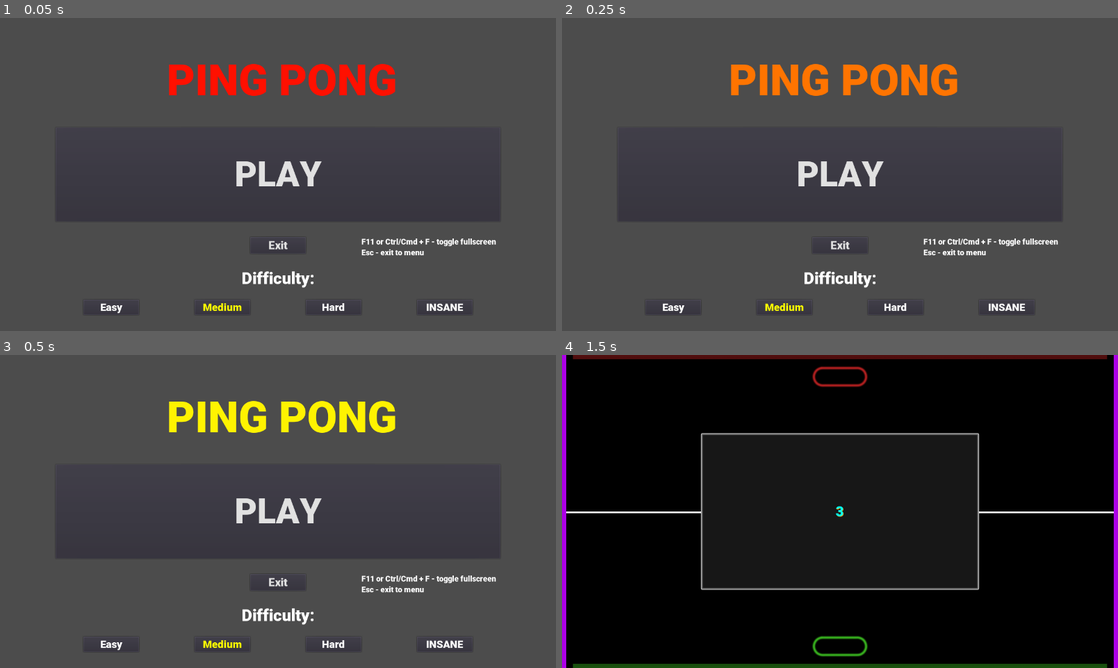
Above: before the commit, frames 1-4 (two rows, left to right).
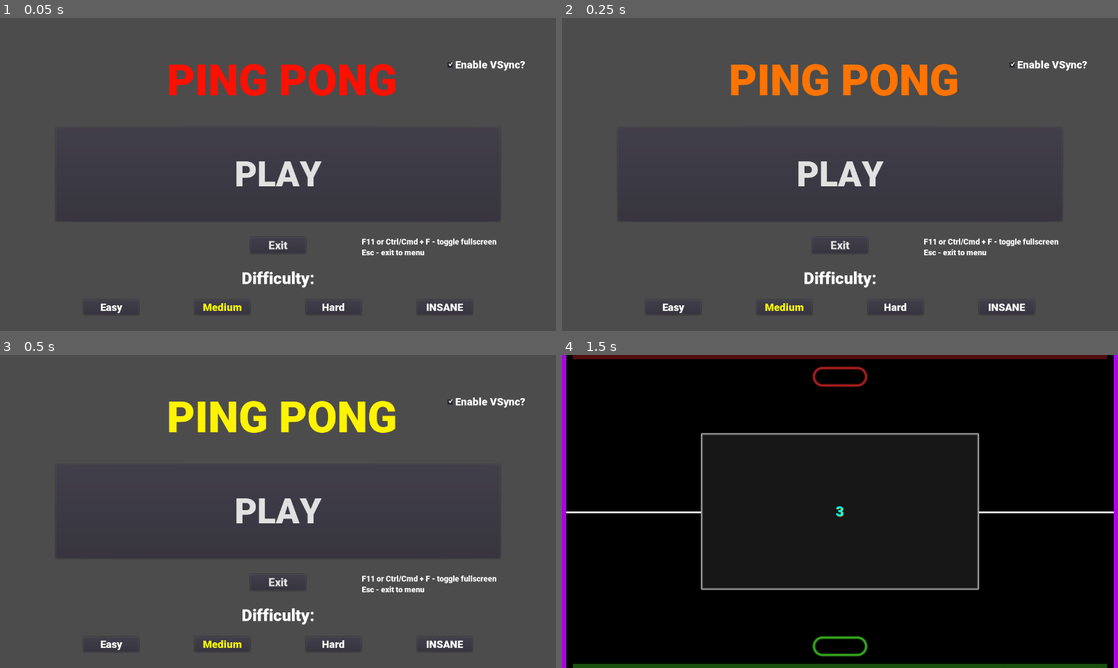
Above: after the commit, the same moments.

Repository: eXCoreX/PingPong
Game: Godot game, scene res://Menu.tscn
Two runs of this game, one before a commit and one after it. Both use one fixed random seed, a clock stepped at 60 frames per second and the inputs below.
Inputs (mouse positions are in pixels of both pictures, inside the frame that each line leads up to):
- Up to frame 1 (0.05 s): no input
- Up to frame 2 (0.25 s): no input
- Up to frame 3 (0.5 s): no input
- Up to frame 4 (1.5 s): click (1051, 401) at 0.5 s, where only the run after the commit has a clickable "Enable VSync?"; click "PLAY" at 1.25 s

The runs differ from the first frame. In frame 1, 0.5% of the frame differs, in the area x 65-95%, y 13-76%; in frame 2, 0.5%; in frame 3, 0.5%; in frame 4, nothing differs.

Commit message:
Vsync checkbox

Diff:
--- /dev/null
+++ b/CheckBoxVSync.gd
@@ -0,0 +1,8 @@
+extends CheckBox
+
+func _ready():
+	self.pressed = GlobalVars.vSyncEnabled
+
+
+func _on_CheckBox_toggled(button_pressed):
+	GlobalVars.vSyncEnabled = button_pressed
--- a/GlobalVars.gd
+++ b/GlobalVars.gd
@@ -8,6 +8,8 @@
 var lastResolution = currentResolution
 var currentDifficulty = 1
 
+var vSyncEnabled = true
+
 func _ready():
 	currentResolution = OS.window_size
 
--- a/Main.gd
+++ b/Main.gd
@@ -9,6 +9,7 @@
 	var _con = get_viewport().connect("size_changed", self, "_on_resize")
 	$BackgroundSprite.scale = Vector2(0.425*GlobalVars.currentResolution[0]/1280, 0.425*GlobalVars.currentResolution[0]/1280)
 	$BackgroundSprite.position = GlobalVars.currentResolution / 2
+	OS.vsync_enabled = GlobalVars.vSyncEnabled
 
 
 func _input(_event):
--- a/Menu.tscn
+++ b/Menu.tscn
@@ -6,29 +6,34 @@
 [ext_resource path="res://LabelTitle.gd" type="Script" id=4]
 [ext_resource path="res://Menu.gd" type="Script" id=5]
 [ext_resource path="res://ButtonExit.gd" type="Script" id=6]
+[ext_resource path="res://CheckBoxVSync.gd" type="Script" id=7]
 
 [sub_resource type="DynamicFont" id=1]
 size = 80
 font_data = ExtResource( 1 )
 
-[sub_resource type="DynamicFont" id=6]
+[sub_resource type="DynamicFont" id=2]
 size = 26
 font_data = ExtResource( 1 )
 
-[sub_resource type="DynamicFont" id=2]
+[sub_resource type="DynamicFont" id=3]
 size = 24
 font_data = ExtResource( 1 )
 
-[sub_resource type="DynamicFont" id=3]
+[sub_resource type="DynamicFont" id=4]
 size = 38
 font_data = ExtResource( 1 )
 
-[sub_resource type="DynamicFont" id=4]
+[sub_resource type="DynamicFont" id=5]
 size = 100
 font_data = ExtResource( 1 )
 
-[sub_resource type="DynamicFont" id=5]
+[sub_resource type="DynamicFont" id=6]
 size = 18
+font_data = ExtResource( 1 )
+
+[sub_resource type="DynamicFont" id=7]
+size = 24
 font_data = ExtResource( 1 )
 
 [node name="Control" type="Control"]
@@ -68,8 +73,9 @@
 anchor_left = 0.15
 anchor_top = 0.9
 anchor_right = 0.25
-anchor_bottom = 0.9
-custom_fonts/font = SubResource( 2 )
+anchor_bottom = 0.949
+margin_bottom = -35.28
+custom_fonts/font = SubResource( 3 )
 text = "Easy"
 script = ExtResource( 3 )
 __meta__ = {
@@ -80,8 +86,9 @@
 anchor_left = 0.35
 anchor_top = 0.9
 anchor_right = 0.45
-anchor_bottom = 0.9
-custom_fonts/font = SubResource( 2 )
+anchor_bottom = 0.949
+margin_bottom = -35.28
+custom_fonts/font = SubResource( 3 )
 text = "Medium"
 script = ExtResource( 3 )
 
@@ -89,8 +96,10 @@
 anchor_left = 0.55
 anchor_top = 0.9
 anchor_right = 0.65
-anchor_bottom = 0.9
-custom_fonts/font = SubResource( 2 )
+anchor_bottom = 0.949
+margin_right = -6.10352e-05
+margin_bottom = -35.28
+custom_fonts/font = SubResource( 3 )
 text = "Hard"
 script = ExtResource( 3 )
 __meta__ = {
@@ -101,8 +110,9 @@
 anchor_left = 0.75
 anchor_top = 0.9
 anchor_right = 0.85
-anchor_bottom = 0.9
-custom_fonts/font = SubResource( 2 )
+anchor_bottom = 0.949
+margin_bottom = -35.28
+custom_fonts/font = SubResource( 3 )
 text = "INSANE"
 script = ExtResource( 3 )
 __meta__ = {
@@ -113,8 +123,9 @@
 anchor_left = 0.4
 anchor_top = 0.8
 anchor_right = 0.6
-anchor_bottom = 0.8
-custom_fonts/font = SubResource( 3 )
+anchor_bottom = 0.864
+margin_bottom = -46.08
+custom_fonts/font = SubResource( 4 )
 text = "Difficulty:"
 align = 1
 valign = 1
@@ -125,9 +136,10 @@
 [node name="LabelTitle" type="Label" parent="."]
 anchor_left = 0.3
 anchor_top = 0.1
-anchor_right = 0.7
+anchor_right = 0.714
 anchor_bottom = 0.3
-custom_fonts/font = SubResource( 4 )
+margin_right = -17.92
+custom_fonts/font = SubResource( 5 )
 custom_colors/font_color = Color( 0, 0, 0, 1 )
 text = "PING PONG"
 align = 1
@@ -142,9 +154,23 @@
 anchor_top = 0.7
 anchor_right = 0.9
 anchor_bottom = 0.8
-custom_fonts/font = SubResource( 5 )
+margin_left = 1.22778
+margin_right = 1.22778
+custom_fonts/font = SubResource( 6 )
 text = "F11 or Ctrl/Cmd + F - toggle fullscreen
 Esc - exit to menu"
+__meta__ = {
+"_edit_use_anchors_": false
+}
+
+[node name="CheckBox" type="CheckBox" parent="."]
+anchor_left = 0.8
+anchor_top = 0.1
+anchor_right = 0.95
+anchor_bottom = 0.2
+custom_fonts/font = SubResource( 7 )
+text = "Enable VSync?"
+script = ExtResource( 7 )
 __meta__ = {
 "_edit_use_anchors_": false
 }
@@ -154,3 +180,4 @@
 [connection signal="pressed" from="ButtonMedium" to="ButtonMedium" method="_on_ButtonDifficulty_pressed"]
 [connection signal="pressed" from="ButtonHard" to="ButtonHard" method="_on_ButtonDifficulty_pressed"]
 [connection signal="pressed" from="ButtonInsane" to="ButtonInsane" method="_on_ButtonDifficulty_pressed"]
+[connection signal="toggled" from="CheckBox" to="CheckBox" method="_on_CheckBox_toggled"]
Not shown: 2 places in Menu.tscn that only renumber resources
